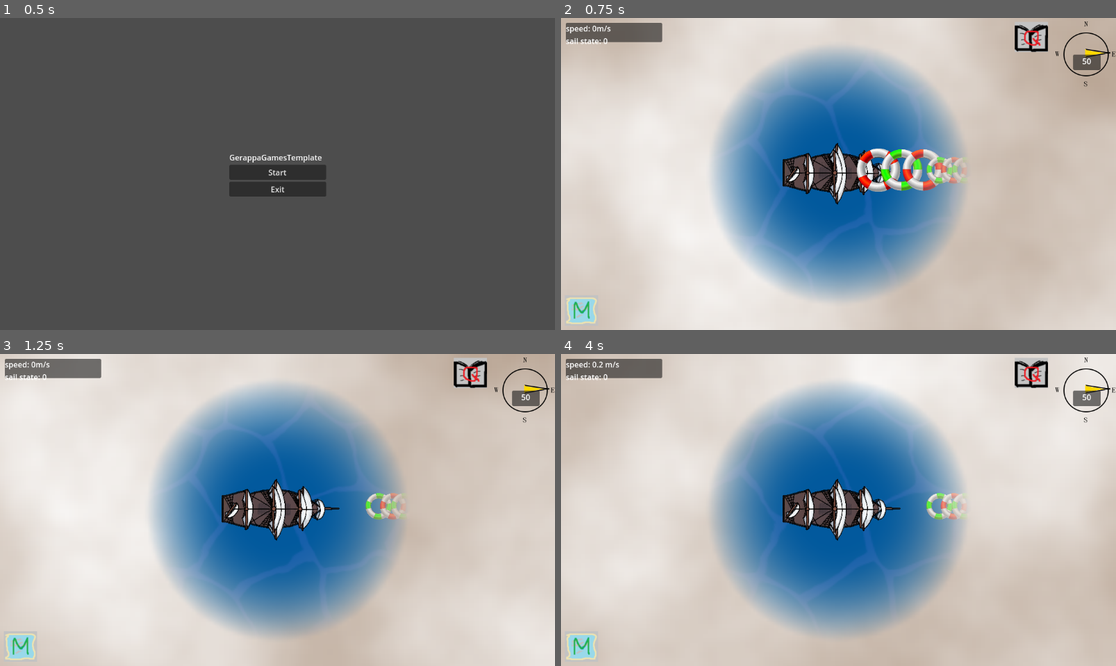
Above: before the commit, frames 1-4 (two rows, left to right).
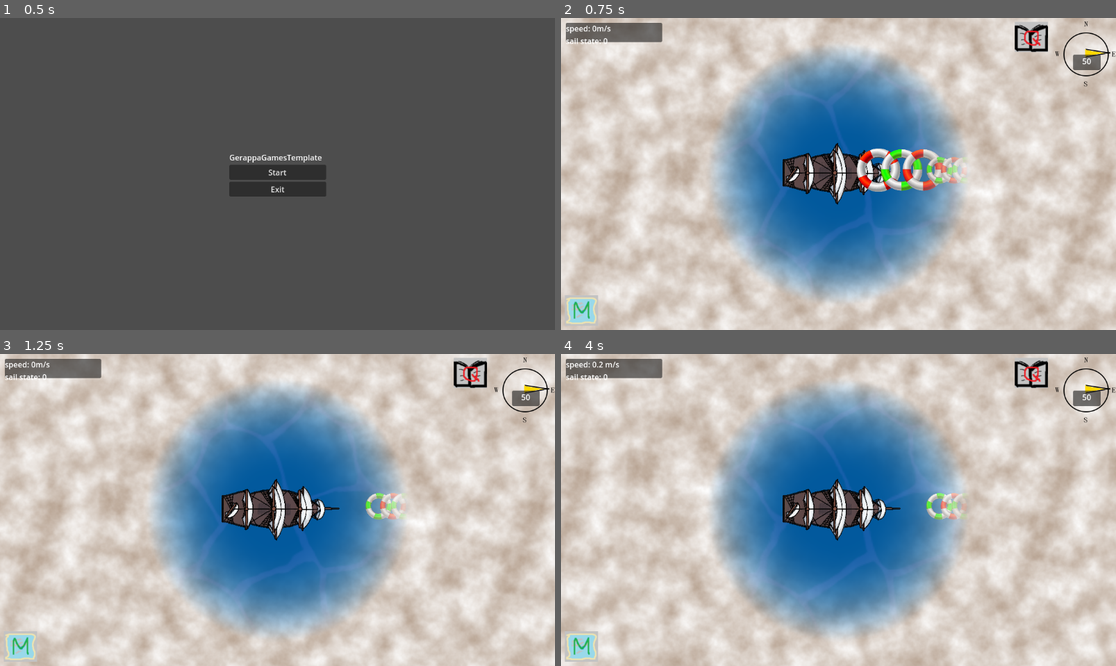
Above: after the commit, the same moments.

Repository: danigeri/AnchorAndAlmanac
Game: Godot game, scene res://Intro/intro.tscn
The game is run twice, just before and just after one commit, with the same random seed, the same clock (stepped at 60 frames per second) and the same inputs. Video files are missing from this copy of the repository; at most half a second of black plays in their place.
Inputs:
- Up to frame 1 (0.5 s): no input
- Up to frame 2 (0.75 s): click "Start" at 0.5 s
- Up to frame 3 (1.25 s): no input
- Up to frame 4 (4 s): tap Enter (ui_accept) at 1.25, 1.52, 2.27, 3.77 s; hold Right (ui_right) 1.28-2.03 s; tap Q at 1.35, 2.85 s; hold Down (ui_down) 2.03-2.78 s; tap M at 2.1, 3.6 s; hold Right (ui_right) 2.78-3.53 s; hold Up (ui_up) from 3.53 s (still down)

Frame 1 is identical in both runs. In frame 2, 30% of the frame differs, in the area x 0-100%, y 0-100%; in frame 3, 30%; in frame 4, 27%.

Commit message:
small tweeks if fog wind updates correctly

Diff:
--- a/FogOfWar/FogOfWar.gdshader
+++ b/FogOfWar/FogOfWar.gdshader
@@ -1,10 +1,10 @@
 shader_type canvas_item;
 uniform sampler2D noise : repeat_enable;
-uniform vec2 scroll = vec2(0.05, 0.05);
-
+uniform vec2 scroll = vec2(0.005, 0.005);
+uniform float noise_scale = 10.0;
 void fragment() {
 	vec4 text = texture(TEXTURE, UV);
-	vec4 noise_updated = texture(noise, UV + scroll * TIME);
+	vec4 noise_updated = texture(noise, UV * noise_scale + scroll * TIME);
 
 	text.a -= text.r;
 	text.rgb = noise_updated.rgb;
--- a/Wind/wind.gd
+++ b/Wind/wind.gd
@@ -4,14 +4,21 @@
 
 @export var direction = Vector2.RIGHT
 @export var strength = 50
-
-@onready var timer: Timer = $Timer
+var wind_change_time_frequency = 15
 
 
 func _ready() -> void:
 	update_wind.emit(direction, strength)
+	create_wind_timer()
+
+func create_wind_timer():
+	var timer := Timer.new()
+	timer.wait_time = wind_change_time_frequency
+	timer.one_shot = false
+	timer.autostart = true
+	add_child(timer)
+
 	timer.timeout.connect(_on_wind_change)
-
 
 func _on_wind_change():
 	direction = Vector2(randf_range(-1, 1), randf_range(-1, 1))
--- a/WindMeter/wind_meter.gd
+++ b/WindMeter/wind_meter.gd
@@ -3,6 +3,8 @@
 @onready var pointer: TextureRect = $Pointer
 @onready var strength_label: Label = $Panel/StrengthLabel
 
+func _ready() -> void:
+	Wind.update_wind.connect(_on_wind_update_wind)
 
 func _on_wind_update_wind(dir: Variant, strength: Variant) -> void:
 	if pointer:
--- a/game_loop.tscn
+++ b/game_loop.tscn
@@ -20,10 +20,6 @@
 
 [node name="Wind" type="Node2D" parent="."]
 script = ExtResource("2_x7b5a")
-
-[node name="Timer" type="Timer" parent="Wind"]
-wait_time = 15.0
-autostart = true
 
 [node name="Ship" parent="." groups=["player"] instance=ExtResource("2_u3r3m")]
 position = Vector2(628, 335)
--- a/project.godot
+++ b/project.godot
@@ -19,6 +19,7 @@
 
 Globals="*res://globals.gd"
 CameraTransition="*res://CameraTransition/CameraTransition.tscn"
+Wind="*res://Wind/wind.gd"
 
 [rendering]
 
